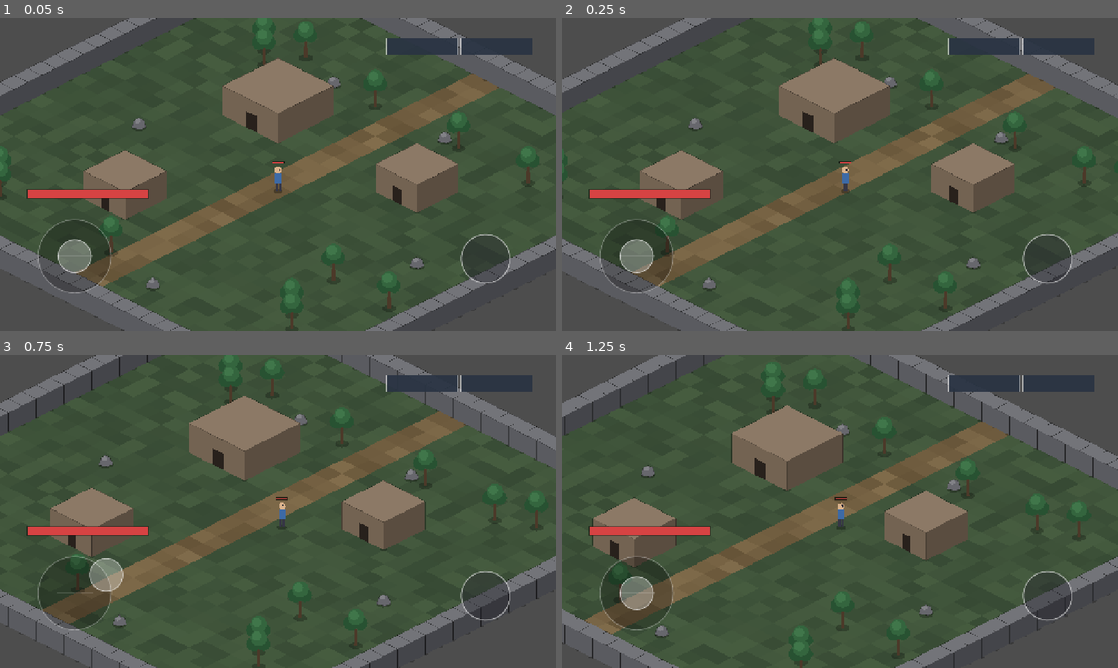
Above: before the commit, frames 1-4 (two rows, left to right).
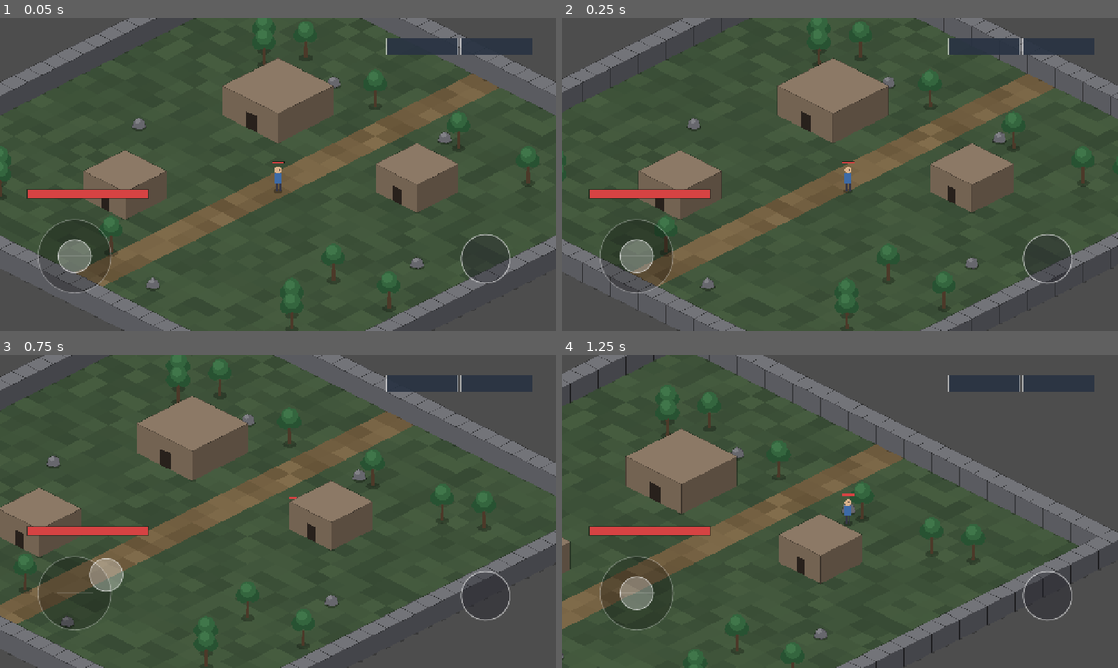
Above: after the commit, the same moments.

Repository: gbcmikeblue/game_qy2
Game: Godot game, scene res://tests/stage_a_check.tscn
Same seed, same stepped clock (60 frames per second), same inputs: the game is played once before the commit and once after it. This scene is started directly instead of the project's main scene.
Inputs (mouse positions are in pixels of both pictures, inside the frame that each line leads up to):
- Up to frame 1 (0.05 s): no input
- Up to frame 2 (0.25 s): no input
- Up to frame 3 (0.75 s): tap Enter at 0.5 s; drag from (72, 592) to (333, 442) at 0.52 s
- Up to frame 4 (1.25 s): no input

Frame 1 is identical in both runs. In frame 2, 2.6% of the frame differs, in the area x 0-100%, y 0-100%; in frame 3, 38%; in frame 4, 40%.

Commit message:
测试提速 P1：时序外置 + 两套 slow 用例压缩等待
player_controller 的 hurt_invuln / respawn_delay / respawn_invuln 由常量改为读 data/actors/player.json（沿用「数值不进脚本」约定），测试可注入更短的值。

stage_a：6 个方向仍走同样远，但速度×3、帧数 240→90，冲墙时间 4s→1.5s（断言仍是「仍在围墙内」）。

stage_b：复活等待注入 0.15s（只关心是否复活）；RETURN 归位速度×6（仍要走完全程，只看是否脱离 RETURN）。

全量 71.3s → 46.3s（−35%）：stage_a 26.4→11.4，stage_b 39.7→29.5；8 套 624 条断言全绿。

Diff:
--- a/data/actors/player.json
+++ b/data/actors/player.json
@@ -3,6 +3,9 @@
     "display_name": "HERO",
     "max_hp": 120,
     "max_mp": 30,
+    "hurt_invuln": 0.3,
+    "respawn_delay": 2.0,
+    "respawn_invuln": 1.0,
     "attack": 20,
     "defense": 5,
     "crit_rate": 0.1,
--- a/scripts/actors/player_controller.gd
+++ b/scripts/actors/player_controller.gd
@@ -12,9 +12,10 @@
 ##
 ## 候选范围：目标脚底落在“视口矩形向内收缩 lock_screen_margin”的区域（每帧实时计算）。
 
-const HURT_INVULN := 0.3
-const RESPAWN_DELAY := 2.0
-const RESPAWN_INVULN := 1.0
+## 受击/复活时序：数值在 data/actors/player.json，测试可注入更短的值来加速验收。
+var hurt_invuln := 0.3
+var respawn_delay := 2.0
+var respawn_invuln := 1.0
 ## 摇杆幅值超过该值即视为玩家主动操作，会打断自动接近。
 const STICK_CANCEL_THRESHOLD := 0.2
 ## 非战斗交互（交互/采摘/观察）的飘字颜色。
@@ -353,7 +354,7 @@
 	var applied := _health.take_damage(amount)
 	if applied <= 0:
 		return
-	_invuln_left = HURT_INVULN
+	_invuln_left = hurt_invuln
 	if _visual != null and _visual.has_method("flash"):
 		_visual.flash()
 	CombatFx.show_hurt(global_position, applied)
@@ -675,6 +676,9 @@
 	turn_rate = float(def.get("turn_rate", turn_rate))
 	lock_screen_margin = float(def.get("lock_screen_margin", lock_screen_margin))
 	lock_release_margin = float(def.get("lock_release_margin", lock_release_margin))
+	hurt_invuln = float(def.get("hurt_invuln", hurt_invuln))
+	respawn_delay = float(def.get("respawn_delay", respawn_delay))
+	respawn_invuln = float(def.get("respawn_invuln", respawn_invuln))
 	auto_approach = bool(def.get("auto_approach", auto_approach))
 	approach_stop_ratio = float(def.get("approach_stop_ratio", approach_stop_ratio))
 	# 持续攻击与仇恨锁的设计默认值（用户可在设置里覆盖前两项）。
@@ -722,7 +726,7 @@
 ## 死亡：立即停手、清空选中与仇恨锁、取消碰撞，2 秒后自动复活。
 func _on_died() -> void:
 	_dead = true
-	_respawn_left = RESPAWN_DELAY
+	_respawn_left = respawn_delay
 	velocity = Vector2.ZERO
 	_ui_attack_held = false
 	cancel_auto_attack()
@@ -736,9 +740,9 @@
 	EventBus.player_died.emit()
 
 
-## 复活（触发条件：`HealthComponent.died` 后经过 RESPAWN_DELAY 秒）。
+## 复活（触发条件：`HealthComponent.died` 后经过 respawn_delay 秒）。
 ## 状态重置清单（顺序重要：先恢复存活标记，再清理战斗状态）：
-## 1. 位置回到出生点、满血、无敌 RESPAWN_INVULN 秒；
+## 1. 位置回到出生点、满血、无敌 respawn_invuln 秒；
 ## 2. 清空选中目标与仇恨锁——复活后的第一次被攻击可以重新接管目标；
 ## 3. 取消持续攻击 / 自动接近，并清掉按钮按住状态与攻击冷却；
 ## 4. 恢复碰撞层，恢复视觉。
@@ -747,7 +751,7 @@
 	velocity = Vector2.ZERO
 	_health.reset_full()
 	_dead = false
-	_invuln_left = RESPAWN_INVULN
+	_invuln_left = respawn_invuln
 	_cooldown_left = 0.0
 	_ui_attack_held = false
 	_hold_time = 0.0
--- a/tests/stage_a_check.gd
+++ b/tests/stage_a_check.gd
@@ -48,14 +48,19 @@
 		Vector2.RIGHT, Vector2.LEFT, Vector2.UP, Vector2.DOWN,
 		Vector2(1.0, 1.0).normalized(), Vector2(-1.0, -1.0).normalized(),
 	]
+	# 走同样远的距离但用 3 倍速度：撞墙时间从 4 秒压到 1.5 秒，断言（仍在围墙内）不变。
+	# 速度只影响「多久走到墙」，不影响「会不会穿墙」这一判定。
+	var original_speed: float = player.max_speed
+	player.max_speed = original_speed * 3.0
 	for direction in directions:
 		InputManager.touch_vector = direction
-		for i in 240:
+		for i in 90:
 			await get_tree().physics_frame
 		var frac := _fractional_grid(player.global_position)
 		var inside := frac.x > 0.25 and frac.y > 0.25 and frac.x < max_frac and frac.y < max_frac
-		_check(inside, "朝 %s 冲撞 4 秒后仍在围墙内：grid(%.2f, %.2f)" % [str(direction.round()), frac.x, frac.y])
+		_check(inside, "朝 %s 冲撞 1.5 秒后仍在围墙内：grid(%.2f, %.2f)" % [str(direction.round()), frac.x, frac.y])
 	InputManager.touch_vector = Vector2.ZERO
+	player.max_speed = original_speed
 
 	# 玩家不应该卡在墙里：恢复输入后应能继续移动。
 	var before := player.global_position
--- a/tests/stage_b_check.gd
+++ b/tests/stage_b_check.gd
@@ -39,6 +39,9 @@
 
 	_map = _main.map
 	_player = GameManager.player
+	# 复活等待默认 2 秒（data/actors/player.json），验收只关心「复活与否」不关心时长，
+	# 这里注入 0.15 秒，两处复活用例合计省约 4 秒。
+	_player.respawn_delay = 0.15
 	EventBus.enemy_died.connect(_on_enemy_died)
 
 	# 刷怪布局必须在清场之前验证。
@@ -298,6 +301,9 @@
 			break
 	_check(wolf.get_state_name() == "RETURN", "目标超出 deaggro 后进入 RETURN")
 
+	# 走回出生点本身要十几秒：这里把归位速度调快，语义不变（仍然要走完这段路），
+	# 只是把真实等待压到 1/4。断言不看速度，只看「是否回到非 RETURN 状态」。
+	wolf.move_speed *= 6.0
 	for i in 900:
 		await get_tree().physics_frame
 		if wolf.get_state_name() != "RETURN":
